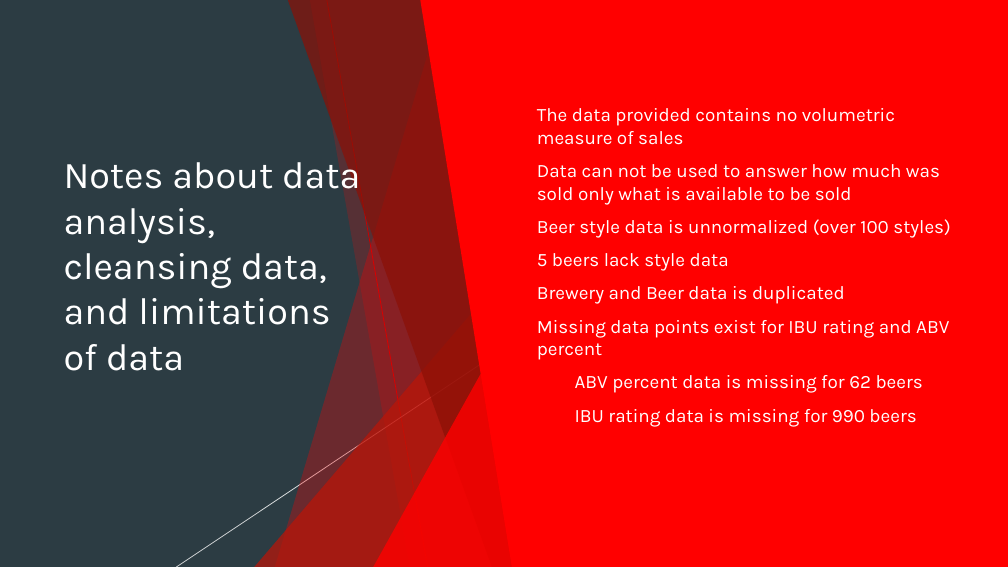
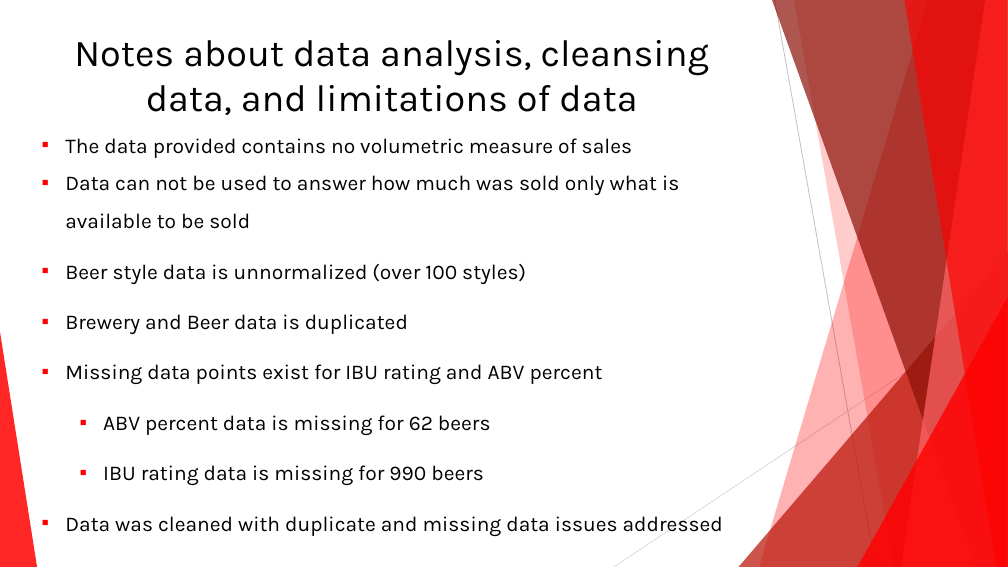
Before and after one commit to 7446Nguyen/6306_Project1, a slide deck: slide 7 of Budweiser C level presentation.pptx (slide 2 before the commit). Drawn at 1008x567 pixels with LibreOffice and Linux fonts; fonts in the diff are those of the drawing. Boxes give left, top, right and bottom in pixels: in the first picture for what was removed or moved away, otherwise in the second. Text is boxed around its words. In the diff, an @@ line names an element or a change of style, - is before the commit and + after.

```diff
--- a/Budweiser C level presentation.pptx
+++ b/Budweiser C level presentation.pptx
@@ background #2C3C43 to #FFFFFF @@
@@ rectangle removed at box(0, 0, 1008, 567) @@
@@ text "Notes about data analysis, cleansing ...": place and size @@
-text "Notes about data analysis, cleansing ..." at box(64, 154, 360, 371)
+text "Notes about data analysis, cleansing ..." at box(74, 40, 709, 115)
@@ text "Notes about data analysis, cleansing ..." at box(74, 40, 709, 115): text colour #FFFFFF to #000000; alignment left to centre; less space between paragraphs; vertical alignment middle to top @@
@@ freeform shape removed at box(275, 0, 524, 567) @@
@@ freeform shape removed at box(287, 0, 523, 567) @@
@@ freeform shape removed at box(310, 0, 524, 567) @@
@@ line removed from (327, 0) to (428, 567) @@
@@ freeform shape removed at box(420, 0, 1008, 567) @@
@@ line added from (775, 0) to (876, 567), #BFBFBF 0.75 pt @@
@@ text "The data provided contains no ...": place and size @@
-text "The data provided contains no ..." at box(537, 108, 950, 427)
+text "The data provided contains no ..." at box(65, 138, 723, 536)
@@ text "The data provided contains no ..." at box(65, 138, 723, 536): vertical alignment middle to top @@
@@ text at box(65, 138, 679, 485): size 18 to 20 pt, text colour #FFFFFF to #000000 in "The data provided contains no volumetric measure ...", "Data can not be used to answer ...", "Beer style data is unnormalized (over 100 ...", "Brewery and Beer data is duplicated" and 3 more places; bullet ▶ to ▪; line spacing 1 to 2; less space between paragraphs; line spacing 1 to 1.5 @@
@@ triangle removed at box(254, 252, 523, 567) @@
@@ text at box(537, 253, 729, 271): paragraph removed @@
-▶ 5 beers lack style data
@@ triangle removed at box(374, 297, 524, 567) @@
@@ line removed from (570, 305) to (176, 567) @@
@@ line added from (1008, 305) to (614, 567), #D9D9D9 0.75 pt @@
@@ group removed at box(0, 0, 1008, 567): 5 freeform shapes, 3 triangles, 2 lines @@
@@ text at box(65, 516, 723, 536): paragraph added @@
+▪ Data was cleaned with duplicate and missing data issues addressed
```
Also in this commit, not shown: 5 other slides changed, 1 slide added, 2 slides removed.
